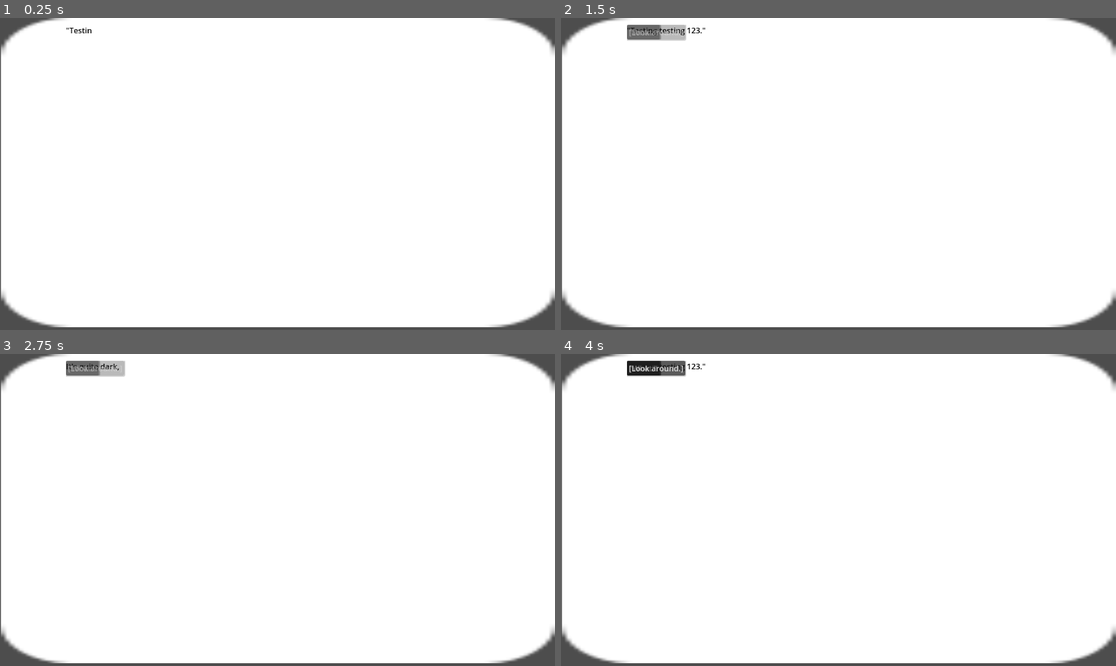
Above: before the commit, frames 1-4 (two rows, left to right).
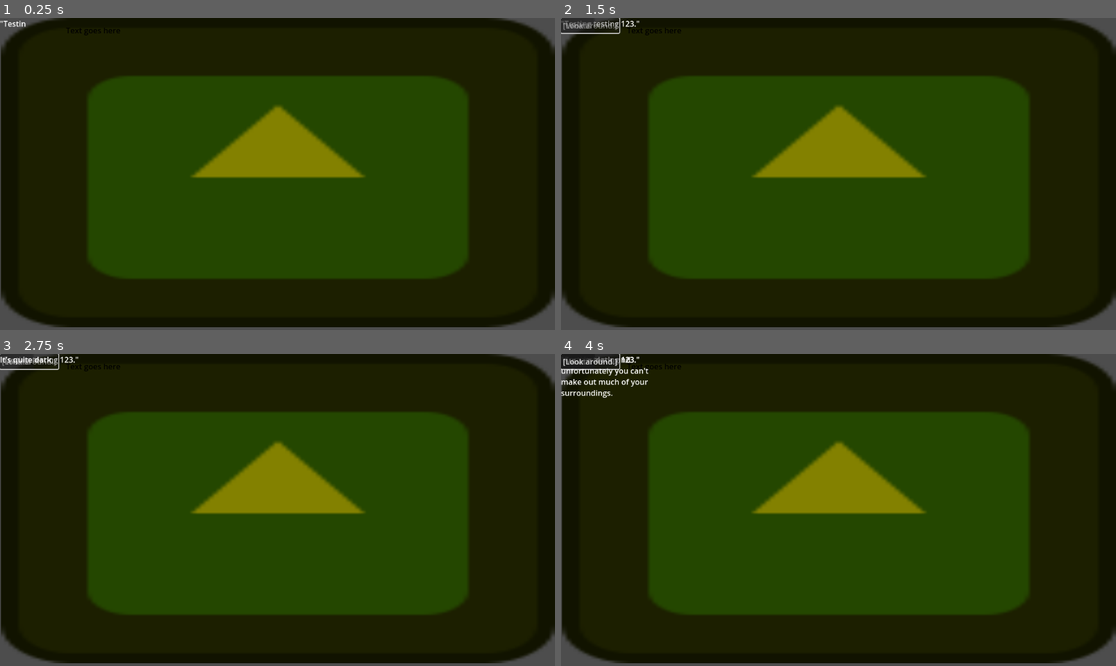
Above: after the commit, the same moments.

Repository: Jollista/Brackeys-Jam-2024.1
Game: Godot game, scene res://dialogue_test.tscn
Two runs of this game, one before a commit and one after it. Both use one fixed random seed, a clock stepped at 60 frames per second and the inputs below. The project has no main scene, so this scene is started directly. The engine's default icon, where the game draws it, is replaced by a stand-in: a white triangle on a blue panel in a dark square.
Inputs (mouse positions are in pixels of both pictures, inside the frame that each line leads up to):
- Up to frame 1 (0.25 s): no input
- Up to frame 2 (1.5 s): move the mouse to (960, 158) at 0.52 s; click (960, 158) at 0.6 s; click "'What?'" at 1.25 s
- Up to frame 3 (2.75 s): tap Enter at 2 s; move the mouse to (166, 525) at 2.02 s; click (166, 525) at 2.1 s
- Up to frame 4 (4 s): move the mouse to (894, 441) at 2.77 s; click (894, 441) at 2.85 s; tap Space at 3.5 s; move the mouse to (810, 572) at 3.52 s; click (810, 572) at 3.6 s

The runs differ from the first frame. In frame 1, 98% of the frame differs, in the area x 0-100%, y 0-100%; in frame 2, 98%; in frame 3, 98%; in frame 4, 98%.

Commit message:
Previous text boxes are preserved, now to organize it in a way that's readable

Diff:
--- a/Dialogue/DialogueCanvas.gd
+++ b/Dialogue/DialogueCanvas.gd
@@ -14,7 +14,7 @@
 
 # reference to components
 @onready var dialogue_box = $DialogueBox
-@onready var chat = $Text
+@onready var chat = $DialogueBox
 @onready var voice = $Voice
 @onready var sound = $Sound
 @onready var timer = $Delay
@@ -104,6 +104,12 @@
 
 	# update text, works with bbcode
 	print("current line:" , dialogue[current_dialogue]["Text"])
+	var newtext = RichTextLabel.new()
+	newtext.bbcode_enabled = true
+	newtext.fit_content = true
+	newtext.custom_minimum_size = Vector2(200,200)
+	self.add_child(newtext)
+	chat = newtext
 	chat.text = dialogue[current_dialogue]["Text"]
 
 	# change speed of text progression if needed
@@ -207,7 +213,6 @@
 	# for each, add a button as a child of text
 	# connect signals for each button to get_selection
 	choice_buttons = []
-	var button_offset = 200
 	for i in len(choices):
 		var button = Button.new()
 		button.set_text(choices[i]["Text"])
--- a/Dialogue/dialogue_canvas.tscn
+++ b/Dialogue/dialogue_canvas.tscn
@@ -7,19 +7,21 @@
 script = ExtResource("1_4gelv")
 
 [node name="DialogueBox" type="Sprite2D" parent="."]
-modulate = Color(100, 100, 100, 1)
+modulate = Color(0.513726, 0.505882, 0, 1)
 position = Vector2(577, 321)
 scale = Vector2(8.98438, 5.01563)
 texture = ExtResource("2_fq4g6")
 
 [node name="Text" type="RichTextLabel" parent="."]
+custom_minimum_size = Vector2(200, 100)
 offset_left = 137.0
 offset_top = 14.0
-offset_right = 790.0
-offset_bottom = 47.0
+offset_right = 337.0
+offset_bottom = 114.0
 theme_override_colors/default_color = Color(0, 0, 0, 1)
 bbcode_enabled = true
 text = "Text goes here"
+fit_content = true
 
 [node name="Voice" type="AudioStreamPlayer" parent="."]
 
